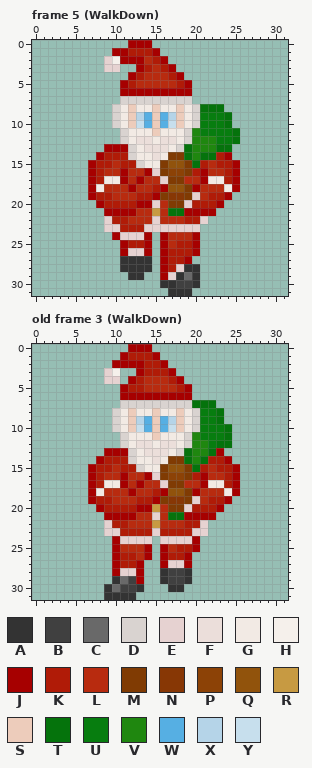
A pixel-art file gets an edit: Player/PlayerSprite/sneaky_walk.aseprite. The picture above was drawn from the file before the commit.
32x32 pixels, 24 frames. Colours within 5 levels of each other are drawn and written as one. Shown: frame 5 (WalkDown), old frame 3 (WalkDown). The commit also changed other frames, which this record leaves out.
Palette (. is transparent): A #333333  B #404040  C #696969  D #d9d3d0  E #e6d2d1  F #ebdeda  G #f2eae4  H #f5f0eb  J #a60000  K #b01b07  L #b82b0f  M #803b03  N #873705  P #8c4206  Q #91530c  R #c79a42  S #edccbb  T #05730c  U #077d0f  V #1f870f  W #56afe3  X #b5d4e8  Y #c7dfed
Pixels before, frame 5 (WalkDown), first column x 7:
 0 .....JJJ...........
 1 ...JJKKKJ..........
 2 ..EHJJJLKJ.........
 3 ..EE..JKLKJ........
 4 .....JKLLLKJ.......
 5 ....JKLLLLLKJ......
 6 ....JJJJJJJJJ......
 7 ....DDDDDDDDD......
 8 ...DGSGGSGGSGDTTT..
 9 ...DGSXWSWXSGDUUUT.
10 ...DGSYWSWYSGDUUUT.
11 ....DGGGSGGGDVUUUUT
12 ....DGFFGFFGDVVVUUT
13 ..JJJDGFFFGDTVVVTT.
14 .JKKKDGGFGMMTVTTKJ.
15 JKKLKKDGGMQQMTKLKKJ
16 JKLLJLLJEMPPMKJLLKJ
17 JKGGJLJLLEMMLLJGGKJ
18 JGLLLJLLKJQQMJLLLGJ
19 JKKLLLKKJMNNMELKKJ.
20 .JKKKKJJELMMEKKKJ..
21 ..JJJJLLRLTTJJJJ...
22 ..EKKLLLELLLKKE....
23 ..EEKKKEEEEEEE.....
24 ...JEEEJ.JLLLJ.....
25 ....JKKJ.JLKKJ.....
26 ....JEEJ.JKKKJ.....
27 ....AAAA.JKKJ......
28 ....AAAA.JKEAA.....
29 .....AA..JEACA.....
30 .........AABBA.....
31 ..........AAA......
Pixels before, old frame 3 (WalkDown), first column x 7:
 0 .....JJJ...........
 1 ....JKKKJ..........
 2 ...JJJJKKJ.........
 3 ..EH..JKKKJ........
 4 ..EE.JKLLLKJ.......
 5 ....JKKLLLLKJ......
 6 ....JJJJJJJJJ......
 7 ....DDDDDDDDDTTT...
 8 ...DGSGGSGGSGDUUT..
 9 ...DGSXWSWXSGDUUT..
10 ...DGSYWSWYSGDUUUT.
11 ....DGGGSGGGDVUUUT.
12 ....DGFFGFFGDVVUTT.
13 ..JJJDGFFFGDTVVTJ..
14 .JKKKDGGFGMMTVTKKJ.
15 JKKLKKDGGMQQMTKLKKJ
16 JKLLJLLJEMPPMKJLLKJ
17 JKGGJLJLLEMMLLJGGKJ
18 JGLLLJLLKJQQMJLLLGJ
19 JKKLLLKKJMNNMELKKJ.
20 .JKKKKJJRLMMEKKKJ..
21 ..JJJJLLELTTJJJJ...
22 ..EKKLLLRLLLKKE....
23 ..EEKKKKEKKKKEE....
24 ...JEEEE.EEEEJ.....
25 ...JLLLJ.JLKKJ.....
26 ...JKKLJ.JKKJ......
27 ...JKKJ..JEEJ......
28 ...JEEJ..ABBA......
29 ...ACBJ..ABBA......
30 ..ACBBA...AA.......
31 ..AAAA.............
After:
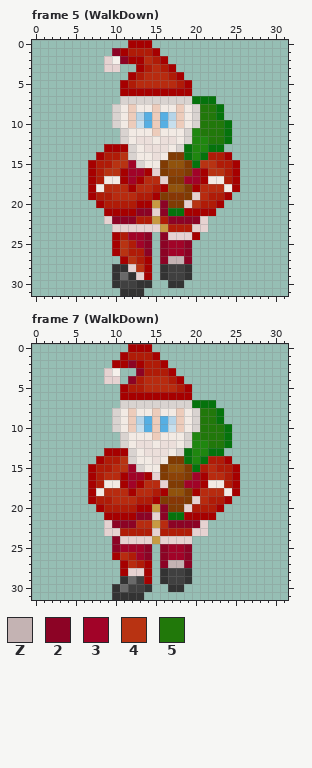
Colours new in this view: Z #c4b3b3  2 #8c0325  3 #a10328  4 #b83312  5 #21780a
A new or re-ordered frame is compared with the old frame closest to it.
Commit: santa animation implemented cleaned santa walk animations
The exact change:
frames re-ordered
Changed rows in their new state; - is an unchanged pixel.
Frame 5 (WalkDown):
first column x 10:
 1 2-
 2 -2
first column x 9:
 7 -----------TTT---
 8 ------------55---
 9 ------------55T.-
10 ------------555--
11 ------------555T.
12 -------------55T.
13 -------------T-.-
14 --4----------K---
15 -443--------44---
16 44-33------3-44--
17 ---3------33-----
20 ------R2---4-----
21 ----22E2---------
22 -222KKRK2222-----
23 .-EEE--RKKK-E----
24 --K332-2EEE------
25 -J4-32-2332.-----
26 -J4KK2-2332.-----
27 --J4KJ-2ZZ2------
28 -A-E4J-ABB-.-----
29 -AC-EJ-ABBA.-----
30 -ABBAA-.-A..-----
31 --AAA---...------
Frame 7 (WalkDown) against old frame 3 (WalkDown):
first column x 12:
 2 2-
 3 -2
 4 2-
first column x 9:
 8 ------------55-
 9 ------------55-
10 ------------555
11 ------------555
12 -------------55
13 --------------T
14 --4------------
15 --43-----------
16 ---33------3---
17 ---3------33---
20 -------2-------
21 ----22-2-------
22 -222----2222---
24 -2----R----.---
25 -23332-2332.---
26 --L-32-2332----
27 -.JLKJ-2ZZ2----
28 -.J-EJ---------
29 -.ACBJ---------
30 .AC-BA---------
31 .---A----------
Pixel boxes of the changes (left, top, right, bottom) in both pictures:
changed: (112, 48, 128, 64)
changed: (104, 96, 240, 296)
changed: (128, 360, 144, 384)
changed: (104, 408, 224, 600)
